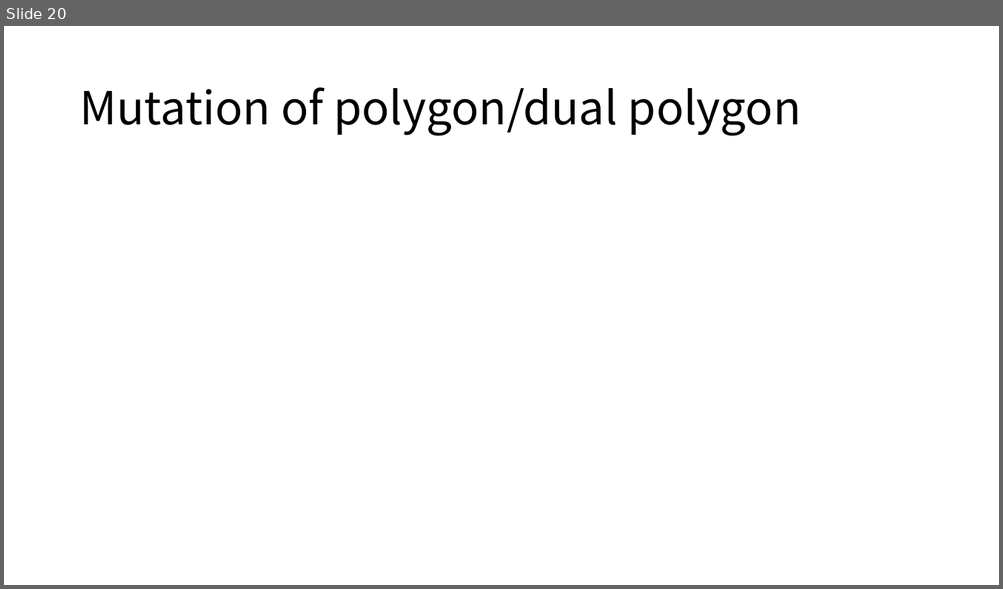
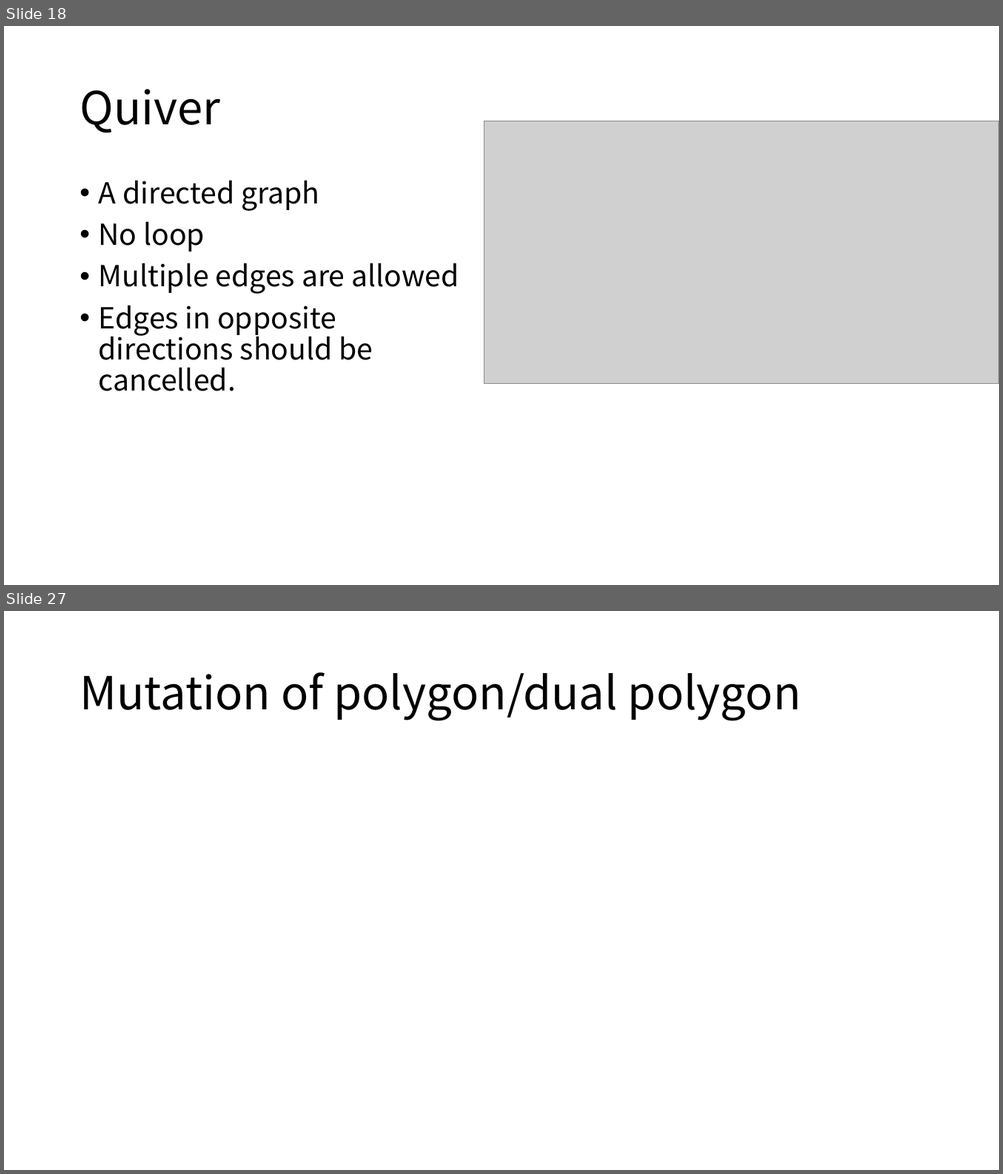
Before and after one commit to ryamada22/atom, a slide deck: Lectures2019/MutationOfTriangularMesh.pptx. Shown one above the other, each under a label of ours: slide 20 before the commit, slides 18 and 27 after it; the slides between them are not shown. The pictures are 1003x589 and 1003x1174 pixels, drawn with LibreOffice and Linux fonts; fonts in the diff are those of the drawing; grey boxes stand for pictures. Boxes give left, top, right and bottom in pixels: in the first picture for what was removed or moved away, otherwise in the second. Text is boxed around its words. In the diff, an @@ line names an element or a change of style, - is before the commit and + after.

Commit message:
quiver

```diff
--- a/Lectures2019/MutationOfTriangularMesh.pptx
+++ b/Lectures2019/MutationOfTriangularMesh.pptx
@@ slide 18 added at (x1=4, y1=26, x2=999, y2=585), background #FFFFFF @@
@@ title added at (x1=79, y1=89, x2=220, y2=133), 44 pt, text #000000 @@
+Quiver
@@ picture added at (x1=484, y1=121, x2=999, y2=384) @@
@@ text added at (x1=99, y1=180, x2=458, y2=392), 28 pt, text #000000 @@
+• A directed graph
+• No loop
+• Multiple edges are allowed
+• Edges in opposite directions should be cancelled.
@@ what was slide 20 is now slide 27 @@
```
Also in this commit, not shown: 9 slides changed, 19 other slides added, 9 slides removed.
